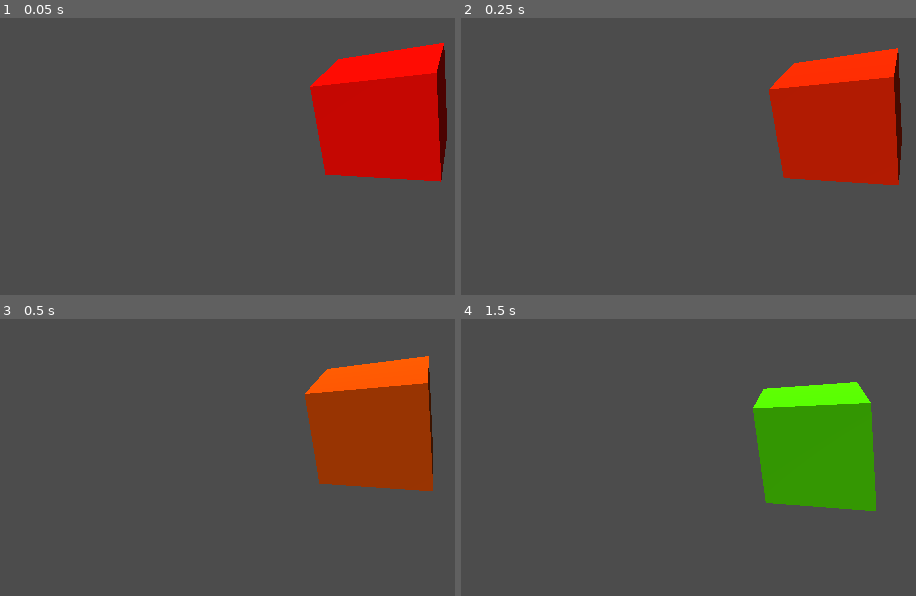
Above: before the commit, frames 1-4 (two rows, left to right).
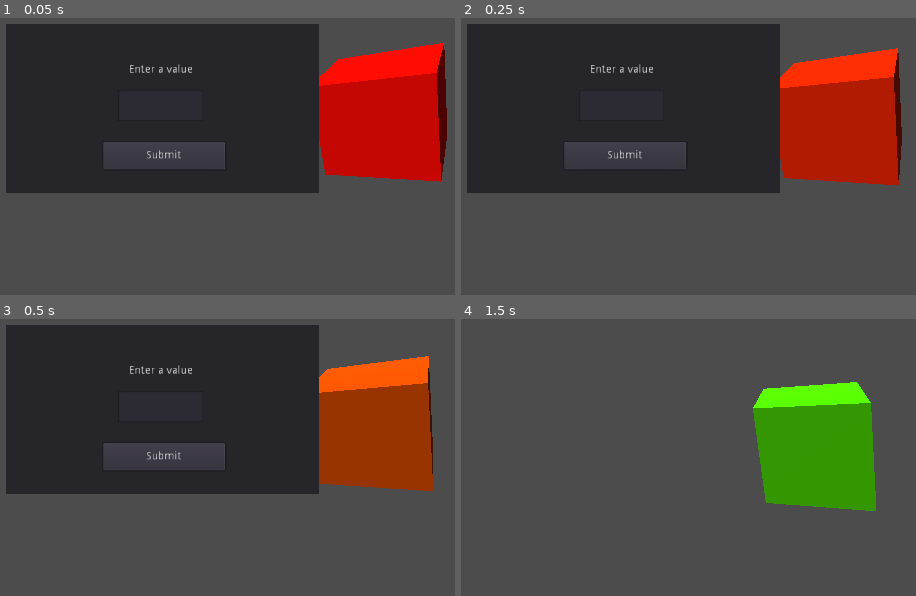
Above: after the commit, the same moments.

Repository: punto-/draft_vm
Game: Godot game, scene res://main.tscn
The game is run twice, just before and just after one commit, with the same random seed, the same clock (stepped at 60 frames per second) and the same inputs.
Inputs (mouse positions are in pixels of both pictures, inside the frame that each line leads up to):
- Up to frame 1 (0.05 s): no input
- Up to frame 2 (0.25 s): no input
- Up to frame 3 (0.5 s): no input
- Up to frame 4 (1.5 s): click (624, 457) at 0.5 s, where only the run after the commit has a clickable "Submit"

The runs differ from the first frame. In frame 1, 39% of the frame differs, in the area x 1-71%, y 2-64%; in frame 2, 39%; in frame 3, 39%; in frame 4, nothing differs.

Commit message:
removing finished tasks

Diff:
--- a/main.gd
+++ b/main.gd
@@ -11,3 +11,6 @@
 
 	var color_code = vm.load_code(preload("test_code.gd").color_cube)
 	vm.start_task(color_code.duplicate())
+
+	var input_code = vm.load_code(preload("test_code.gd").take_input)
+	vm.start_task(input_code.duplicate())
--- a/vm.gd
+++ b/vm.gd
@@ -105,7 +105,7 @@
 
 func start_task(code):
 
-	var context = { "stack": [], "call_stack": [] }
+	var context = { "stack": [], "call_stack": [], "root": code }
 	context.call_stack.push_back( _stack_level(code, context.stack.size()) )
 
 	tasks.push_back(context)
@@ -208,6 +208,22 @@
 			if ret == RET_YIELD:
 				break
 
+	var t = tasks.size()
+	while t:
+		t -= 1
+		if tasks[t].call_stack.size() > 0:
+			continue
+
+		# task finished
+		var task = tasks[t]
+		tasks.remove(t)
+
+		finish_task(task)
+
+func finish_task(task):
+
+	task.root.queue_free()
+
 func _ready():
 	task_nodes = get_node("task_nodes")
 	opr = preload("operator.gd").new()
